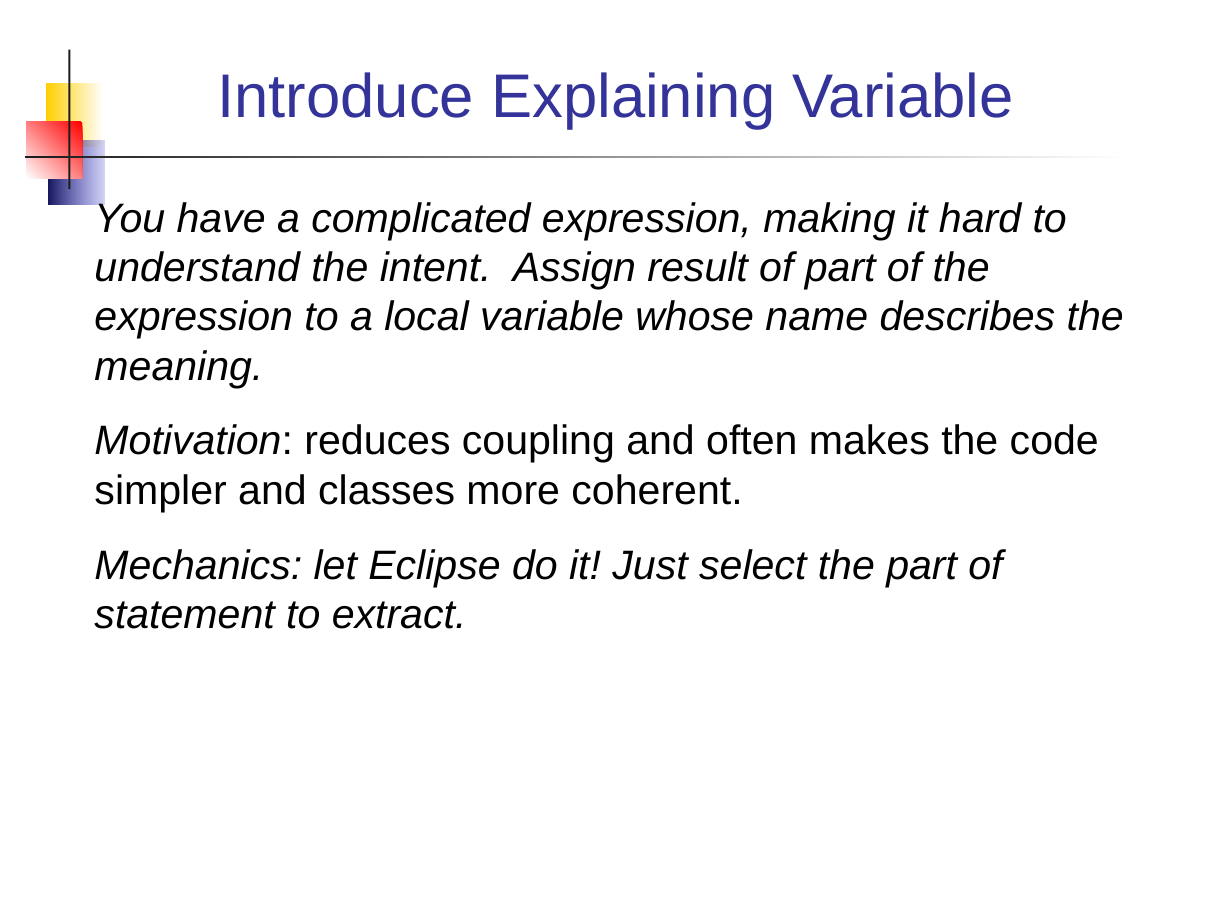
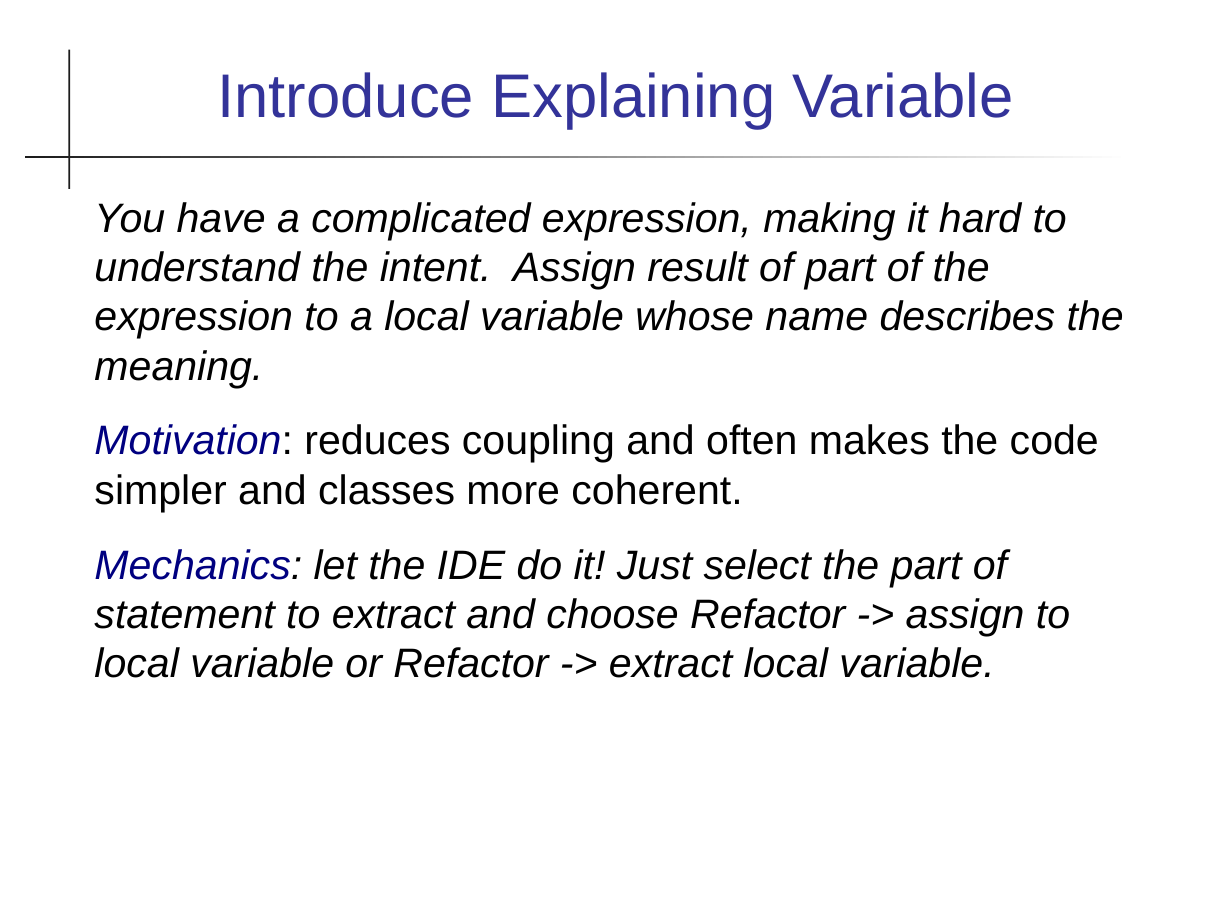
Before and after one commit to cpske/ISP, a slide deck: slide 5 of refactoring/Refactoring-Patterns.ppt. Drawn at 1232x924 pixels with LibreOffice and Linux fonts; fonts in the diff are those of the drawing. Boxes give left, top, right and bottom in pixels: in the first picture for what was removed or moved away, otherwise in the second. Text is boxed around its words. In the diff, an @@ line names an element or a change of style, - is before the commit and + after.

Commit message:
add refactoring patterns slides

```diff
--- a/refactoring/Refactoring-Patterns.ppt
+++ b/refactoring/Refactoring-Patterns.ppt
@@ rectangle removed at (x1=46, y1=83, x2=103, y2=147) @@
@@ rectangle removed at (x1=27, y1=122, x2=83, y2=179) @@
@@ rectangle removed at (x1=48, y1=140, x2=103, y2=205) @@
@@ text at (x1=94, y1=424, x2=1099, y2=512): text colour #000000 to #000080 in "Motivation:" @@
@@ text at (x1=94, y1=549, x2=1070, y2=678): text changed @@
-Mechanics: let Eclipse do it! Just select the part of statement to extract.
+Mechanics: let the IDE do it! Just select the part of statement to extract and choose Refactor -> assign to local variable or Refactor -> extract local variable.
```
Also in this commit, not shown: 15 other slides changed, 2 slides added, 2 other files.
